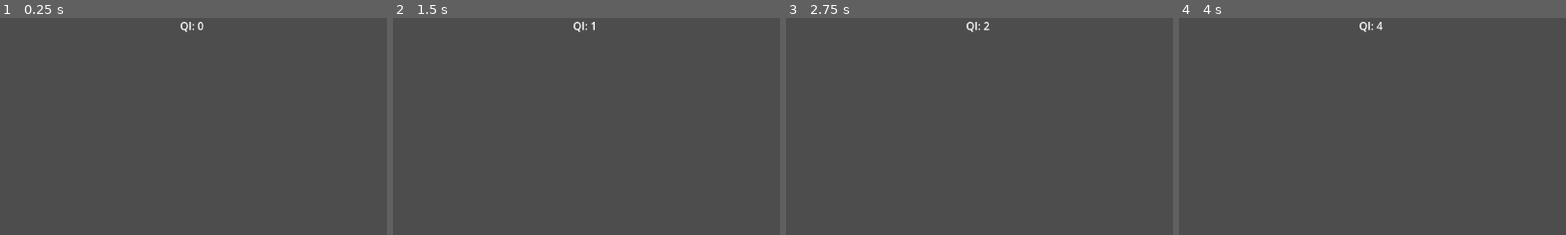
Above: before the commit, frames 1-4 (left to right).
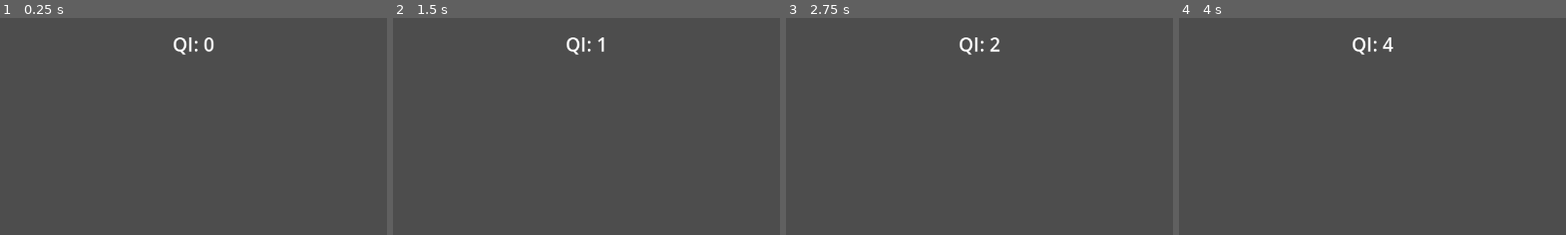
Above: after the commit, the same moments.

Repository: Kobi0906/Projeto-xianxia
Game: Godot game, scene res://scenes/xianxiagame.tscn
The game is run twice, just before and just after one commit, with the same random seed, the same clock (stepped at 60 frames per second) and the same inputs. The project has no main scene, so this scene is started directly.
Inputs:
- Up to frame 1 (0.25 s): no input
- Up to frame 2 (1.5 s): tap Enter at 0.5 s; tap Space at 1.25 s
- Up to frame 3 (2.75 s): tap Enter at 2 s
- Up to frame 4 (4 s): tap Space at 2.75 s; tap Enter at 3.5 s
The pictures show only the part of the screen within x 25-75%, y 0-50%; the shares and areas given below are measured in that part.

The runs differ from the first frame. In frame 1, 0.4% of the frame differs, in the area x 44-56%, y 1-17%; in frame 2, 0.4%; in frame 3, 0.4%; in frame 4, 0.4%.

Commit message:
Basic UI

Diff:
--- /dev/null
+++ b/scenes/user_interface.tscn
@@ -0,0 +1,101 @@
+[gd_scene load_steps=2 format=3 uid="uid://ddp6jve8djlp6"]
+
+[ext_resource type="PackedScene" uid="uid://dvm3konrhkeg1" path="res://scenes/xianxiagame.tscn" id="1_sfmbj"]
+
+[node name="UserInterface" type="Control"]
+layout_mode = 3
+anchors_preset = 15
+anchor_right = 1.0
+anchor_bottom = 1.0
+grow_horizontal = 2
+grow_vertical = 2
+
+[node name="HBoxContainer" type="HBoxContainer" parent="."]
+layout_mode = 1
+anchors_preset = 15
+anchor_right = 1.0
+anchor_bottom = 1.0
+grow_horizontal = 2
+grow_vertical = 2
+
+[node name="LeftPanel" type="Control" parent="HBoxContainer"]
+custom_minimum_size = Vector2(240, 0)
+layout_mode = 2
+size_flags_horizontal = 0
+
+[node name="VBoxContainer" type="VBoxContainer" parent="HBoxContainer/LeftPanel"]
+layout_mode = 1
+anchors_preset = 15
+anchor_right = 1.0
+anchor_bottom = 1.0
+grow_horizontal = 2
+grow_vertical = 2
+
+[node name="navigator" type="Control" parent="HBoxContainer/LeftPanel/VBoxContainer"]
+layout_mode = 2
+size_flags_vertical = 3
+
+[node name="VBoxContainer" type="VBoxContainer" parent="HBoxContainer/LeftPanel/VBoxContainer/navigator"]
+layout_mode = 1
+anchors_preset = 15
+anchor_right = 1.0
+anchor_bottom = 1.0
+grow_horizontal = 2
+grow_vertical = 2
+
+[node name="MarginContainer" type="MarginContainer" parent="HBoxContainer/LeftPanel/VBoxContainer/navigator/VBoxContainer"]
+layout_mode = 2
+theme_override_constants/margin_left = 16
+theme_override_constants/margin_top = 16
+theme_override_constants/margin_right = 16
+theme_override_constants/margin_bottom = 16
+
+[node name="LinkButton" type="LinkButton" parent="HBoxContainer/LeftPanel/VBoxContainer/navigator/VBoxContainer/MarginContainer"]
+layout_mode = 2
+text = "Xianxiagame"
+
+[node name="MarginContainer" type="MarginContainer" parent="HBoxContainer/LeftPanel/VBoxContainer"]
+layout_mode = 2
+theme_override_constants/margin_left = 16
+theme_override_constants/margin_right = 16
+
+[node name="HSeparator" type="HSeparator" parent="HBoxContainer/LeftPanel/VBoxContainer/MarginContainer"]
+layout_mode = 2
+
+[node name="resources" type="Control" parent="HBoxContainer/LeftPanel/VBoxContainer"]
+layout_mode = 2
+size_flags_vertical = 3
+
+[node name="VBoxContainer" type="VBoxContainer" parent="HBoxContainer/LeftPanel/VBoxContainer/resources"]
+layout_mode = 1
+anchors_preset = 15
+anchor_right = 1.0
+anchor_bottom = 1.0
+grow_horizontal = 2
+grow_vertical = 2
+
+[node name="MarginContainer" type="MarginContainer" parent="HBoxContainer/LeftPanel/VBoxContainer/resources/VBoxContainer"]
+layout_mode = 2
+theme_override_constants/margin_left = 16
+theme_override_constants/margin_top = 16
+theme_override_constants/margin_right = 16
+theme_override_constants/margin_bottom = 16
+
+[node name="Label" type="Label" parent="HBoxContainer/LeftPanel/VBoxContainer/resources/VBoxContainer/MarginContainer"]
+layout_mode = 2
+text = "QI: 15"
+
+[node name="MarginContainer2" type="MarginContainer" parent="HBoxContainer"]
+layout_mode = 2
+theme_override_constants/margin_top = 16
+theme_override_constants/margin_bottom = 16
+
+[node name="VSeparator" type="VSeparator" parent="HBoxContainer/MarginContainer2"]
+layout_mode = 2
+
+[node name="MainView" type="Control" parent="HBoxContainer"]
+layout_mode = 2
+size_flags_horizontal = 3
+
+[node name="xianxiagame" parent="HBoxContainer/MainView" instance=ExtResource("1_sfmbj")]
+layout_mode = 1
--- a/scenes/xianxiagame.tscn
+++ b/scenes/xianxiagame.tscn
@@ -14,15 +14,16 @@
 timer = NodePath("Timer")
 
 [node name="Label" type="Label" parent="."]
+custom_minimum_size = Vector2(0, 80)
 layout_mode = 1
-anchors_preset = 5
-anchor_left = 0.5
-anchor_right = 0.5
-offset_left = -20.0
-offset_right = 20.0
+anchors_preset = 10
+anchor_right = 1.0
 offset_bottom = 23.0
 grow_horizontal = 2
+theme_type_variation = &"HeaderLarge"
 text = "QI: <value>"
+horizontal_alignment = 1
+vertical_alignment = 1
 
 [node name="Timer" type="Timer" parent="."]
 
